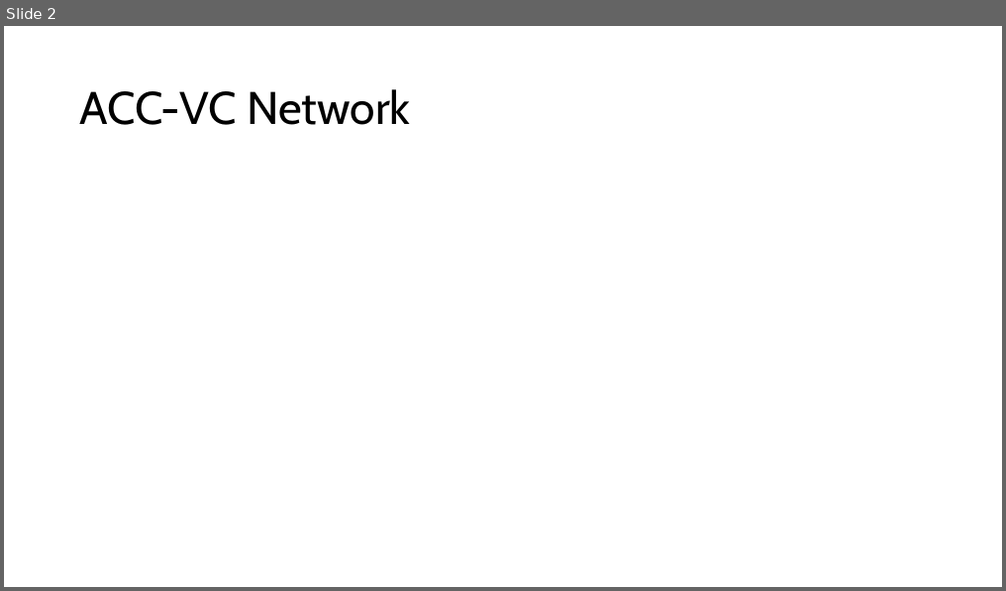
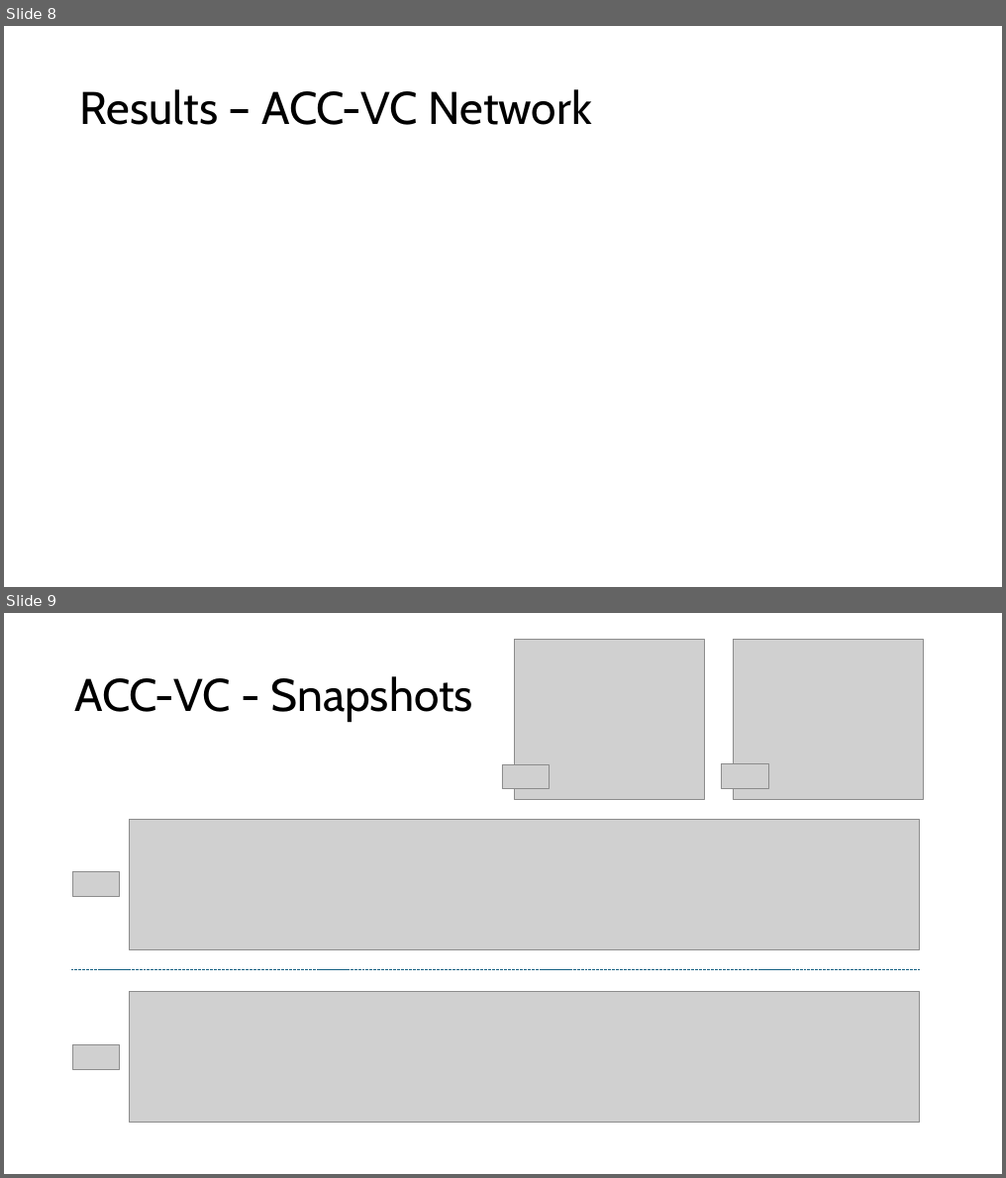
Before and after one commit to joaomelga/innovation-networks-exploration, a slide deck: presentations/0828.pptx. Shown one above the other, each under a label of ours: slide 2 before the commit, slides 8 and 9 after it. The pictures are 1006x591 and 1006x1178 pixels, drawn with LibreOffice and Linux fonts; fonts in the diff are those of the drawing; grey boxes stand for pictures. Boxes give left, top, right and bottom in pixels: in the first picture for what was removed or moved away, otherwise in the second. Text is boxed around its words. In the diff, an @@ line names an element or a change of style, - is before the commit and + after.

```diff
--- a/presentations/0828.pptx
+++ b/presentations/0828.pptx
@@ slide 9 added at (4,613,1002,1174), background #FFFFFF @@
@@ picture added at (514,639,704,799) @@
@@ picture added at (734,639,924,799) @@
@@ title added at (74,676,472,722), 44 pt, text #000000 @@
+ACC-VC - Snapshots
@@ picture added at (502,765,549,789) @@
@@ picture added at (721,764,768,789) @@
@@ picture added at (129,819,919,950) @@
@@ picture added at (73,872,120,897) @@
@@ line added from (71, 969) to (920, 969), #156082 0.25 pt dashed @@
@@ picture added at (129,992,919,1123) @@
@@ picture added at (73,1045,120,1069) @@
@@ what was slide 2 is now slide 8 @@
@@ slide 8 changed as well @@
@@ title at (80,89,591,125): text changed @@
-ACC-VC Network
+Results – ACC-VC Network
```
Also in this commit, not shown: 2 other slides changed, 12 other slides added, 7 slides removed, 2 other files.
